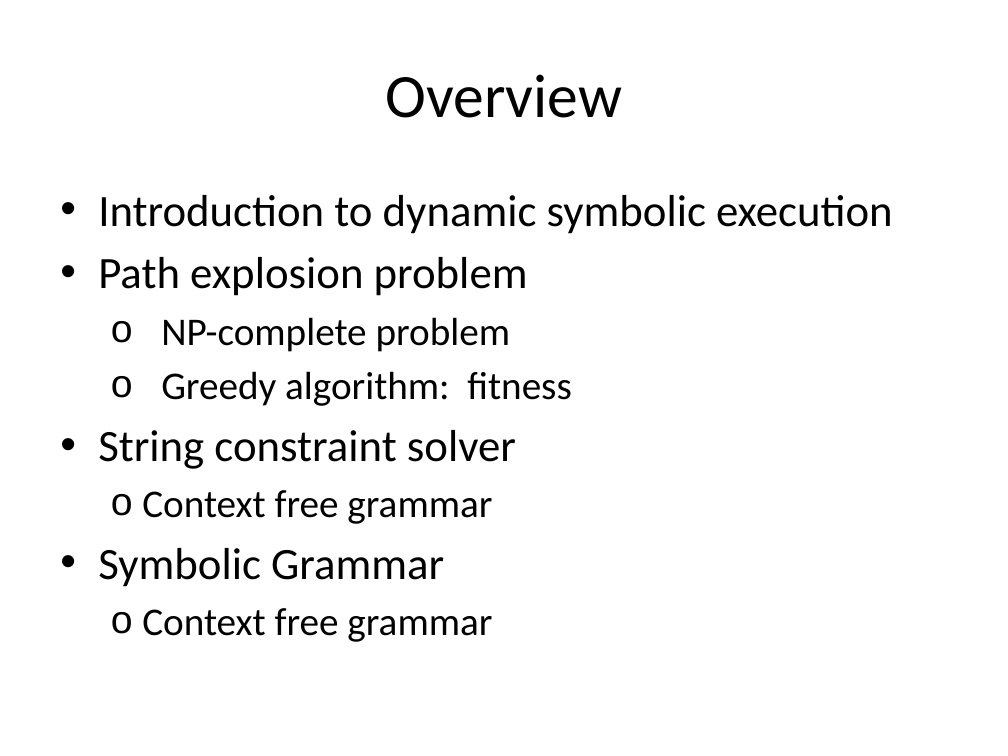
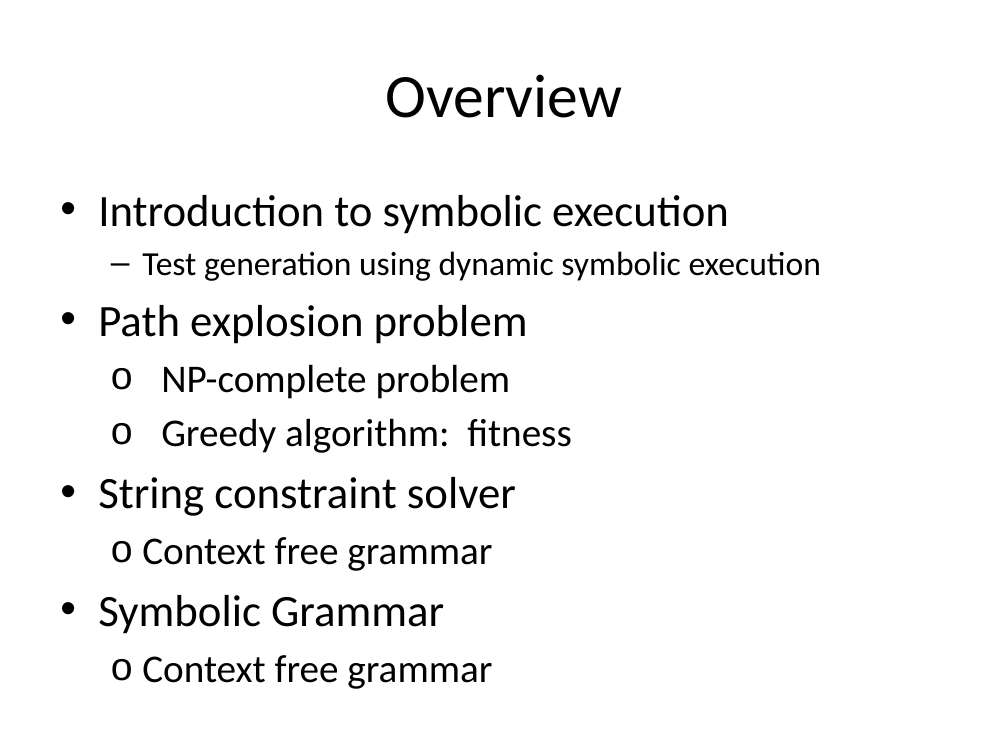
Before and after one commit to mentaman/cspat, a slide deck: slide 2 of Course/707 Theory of Computation/Fitness Guided Path Exploration in Automated Test Generation.pptx. Drawn at 1008x756 pixels with LibreOffice and Linux fonts; fonts in the diff are those of the drawing; background and template pictures are left out. Boxes give left, top, right and bottom in pixels: in the first picture for what was removed or moved away, otherwise in the second. Text is boxed around its words. In the diff, an @@ line names an element or a change of style, - is before the commit and + after.

```diff
--- a/Course/707 Theory of Computation/Fitness Guided Path Exploration in Automated Test Generation.pptx
+++ b/Course/707 Theory of Computation/Fitness Guided Path Exploration in Automated Test Generation.pptx
@@ text at (x1=98, y1=195, x2=822, y2=281): text changed; size 32 to 24 pt @@
-• Introduction to dynamic symbolic execution
+• Introduction to symbolic execution
+  – Test generation using dynamic symbolic execution
```
Also in this commit, not shown: 6 other slides changed, 3 slides added, 2 slides removed, 1 other file.
